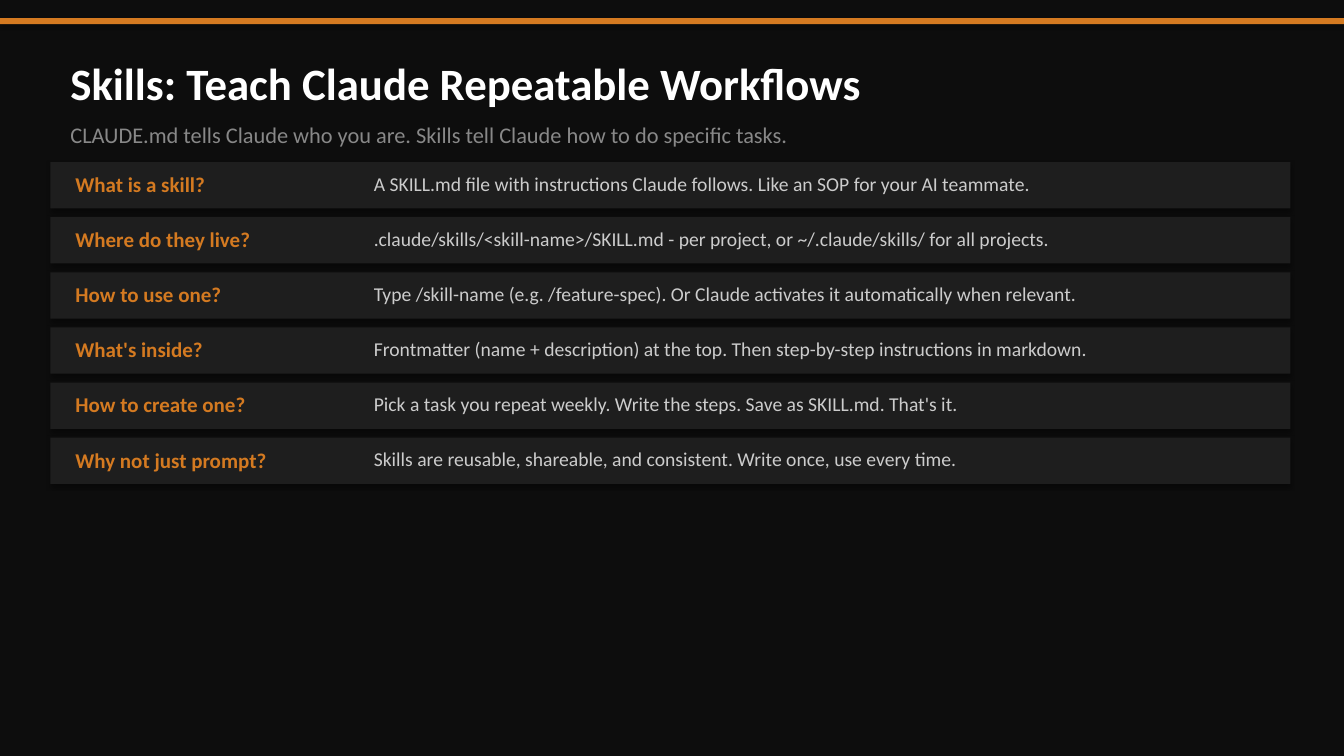
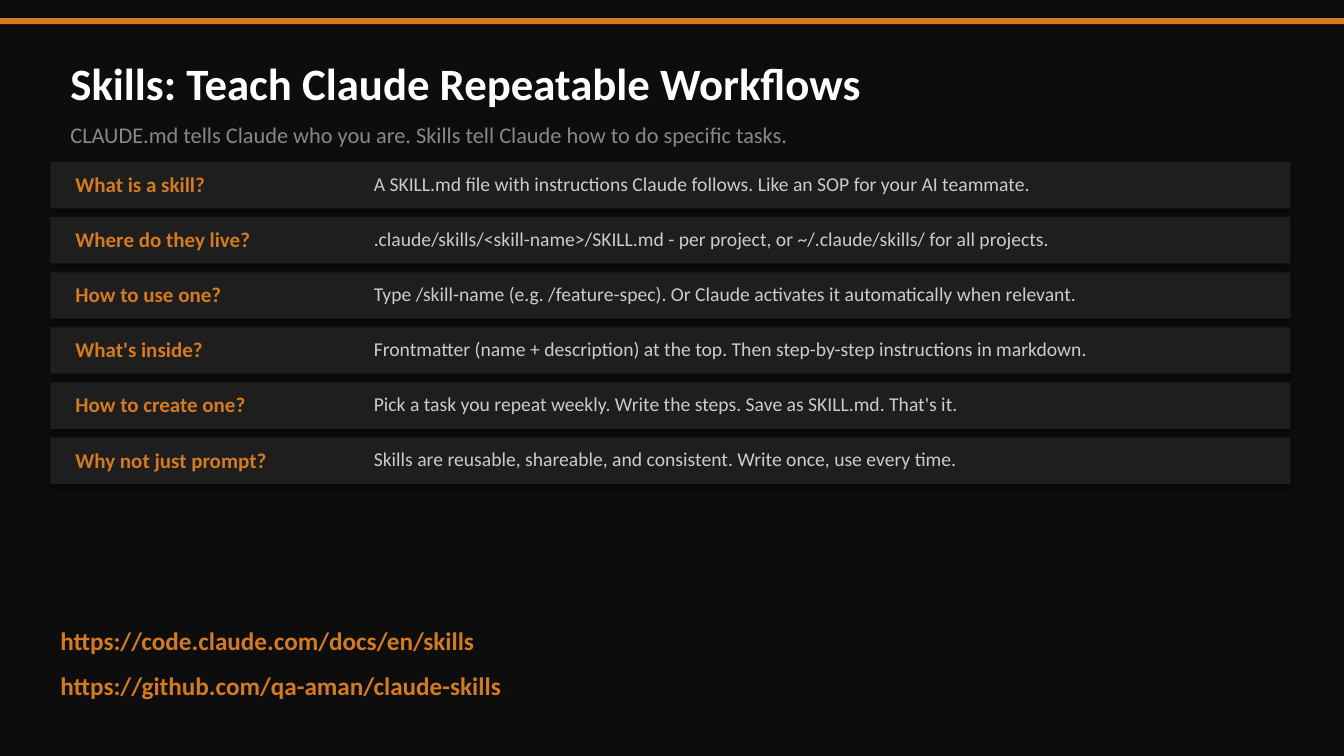
Before and after one commit to qa-aman/next-leap-claude-code, a slide deck: slide 17 of 02-presentation/Session-1-Claude-Code-NextLeap.pptx. Drawn at 1344x756 pixels with LibreOffice and Linux fonts; fonts in the diff are those of the drawing. Boxes give left, top, right and bottom in pixels: in the first picture for what was removed or moved away, otherwise in the second. Text is boxed around its words. In the diff, an @@ line names an element or a change of style, - is before the commit and + after.

```diff
--- a/02-presentation/Session-1-Claude-Code-NextLeap.pptx
+++ b/02-presentation/Session-1-Claude-Code-NextLeap.pptx
@@ text added at bbox=[60, 632, 474, 654], 18 pt, text #D47A21, bold @@
+https://code.claude.com/docs/en/skills
@@ text added at bbox=[60, 677, 501, 700], 18 pt, text #D47A21, bold @@
+https://github.com/qa-aman/claude-skills
```
Also in this commit, not shown: 3 other slides changed, 1 slide removed, 1 other file.
